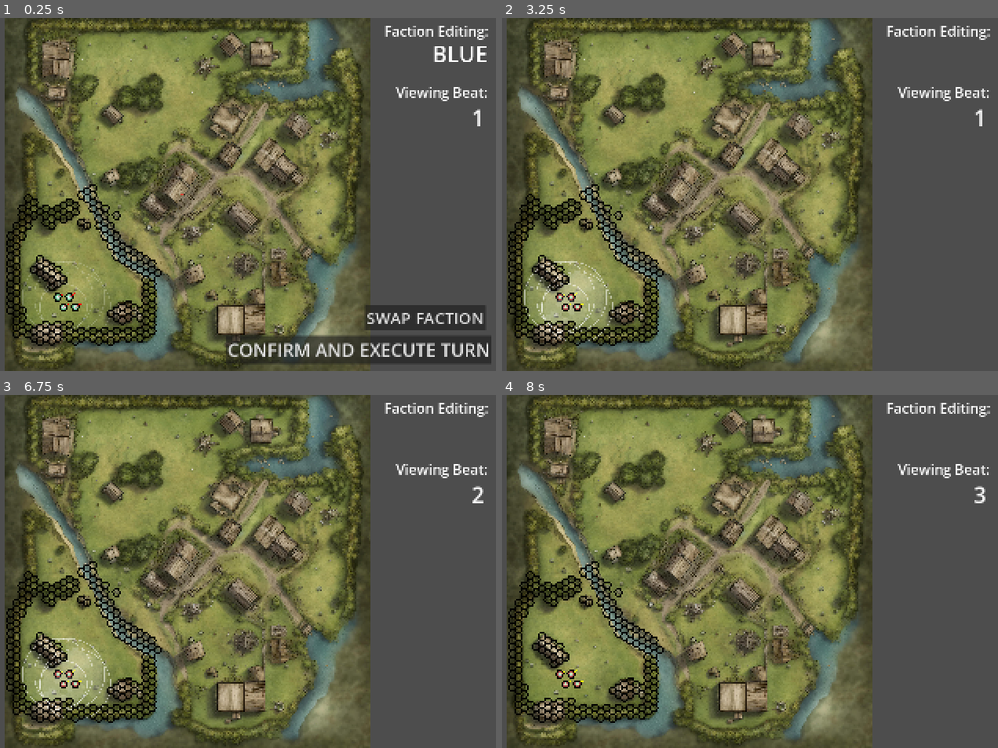
Above: before the commit, frames 1-4 (two rows, left to right).
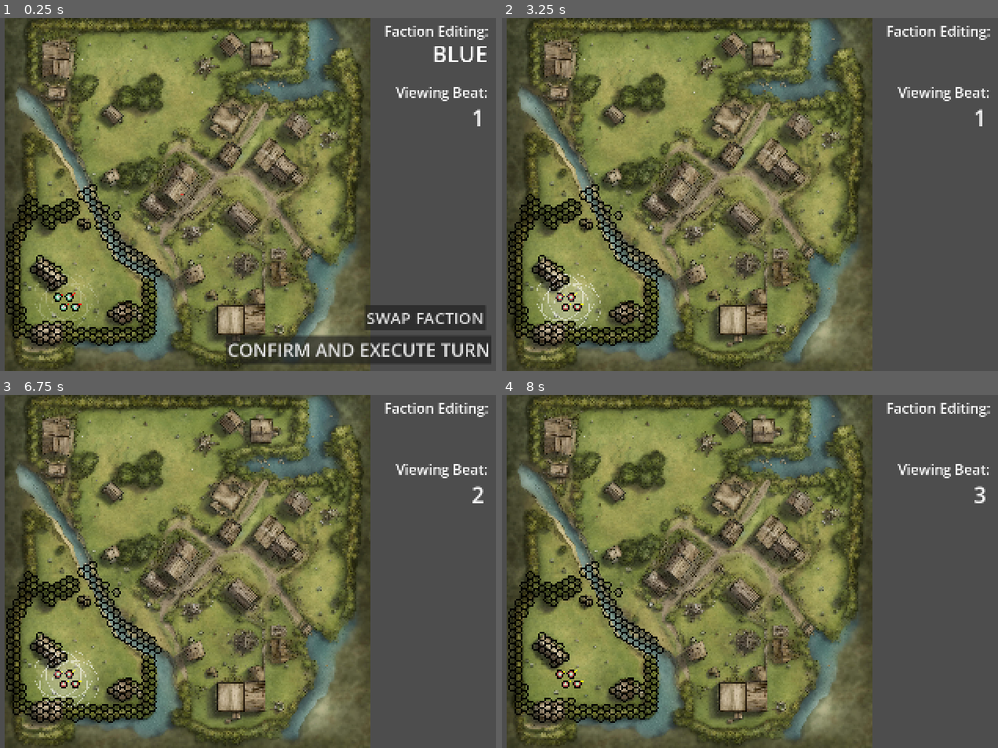
Above: after the commit, the same moments.

Repository: DoodlesQ/hex-strategy-game
Game: Godot game, scene res://Prototype 0.1a/prototype_test.tscn
Same seed, same stepped clock (60 frames per second), same inputs: the game is played once before the commit and once after it. The project has no main scene, so this scene is started directly.
Inputs (mouse positions are in pixels of both pictures, inside the frame that each line leads up to):
- Up to frame 1 (0.25 s): no input
- Up to frame 2 (3.25 s): click "CONFIRM AND EXECUTE TURN" at 0.5 s; tap Enter at 1.25, 2.75 s; move the mouse to (824, 176) at 1.27 s; hold Right (beat_cycle_up) 1.28-2 s; tap \ (change_faction) at 1.35 s; click (824, 176) at 1.42 s; tap Space (change_tool) at 2 s; drag from (556, 212) to (650, 265) at 2.02 s; move the mouse to (745, 116) at 2.77 s; hold Right (beat_cycle_up) from 2.78 s (still down); tap Z (move_undo) at 2.85 s
- Up to frame 3 (6.75 s): release Right (beat_cycle_up) at 3.5 s; tap Space (change_tool) at 3.5, 5.75 s; drag from (148, 642) to (outside the picture) at 3.52 s; move the mouse to (372, 624) at 4.27 s; hold Left (beat_cycle_down) 4.28-5 s; click (372, 624) at 4.35 s; tap Enter at 5 s; drag from (outside the picture) to (89, 483) at 5.02 s; move the mouse to (213, 571) at 5.77 s; hold Left (beat_cycle_down) 5.78-6.5 s; tap Mouse wheel down (zoom_camera_out) at 5.85 s; click (213, 571) at 5.92 s; drag from (89, 483) to (54, 589) at 6.52 s
- Up to frame 4 (8 s): move the mouse to (824, 553) at 7.27 s; hold Right (beat_cycle_up) from 7.28 s (still down); tap Space (change_tool) at 7.35 s

The runs differ from the first frame. In frame 1, 0.4% of the frame differs, in the area x 4-23%, y 68-92%; in frame 2, 0.8%; in frame 3, 0.8%; in frame 4, nothing differs.

Commit message:
Added support for further partial view depth

Diff:
--- a/Objects/token.gd
+++ b/Objects/token.gd
@@ -182,17 +182,20 @@
 
 ## The short-range view distance of this token.
 ## Used in most cases.
-@export_range(1, 25, 1, "or_greater", "suffix:tiles") var radial_distance : int = 4
+@export_range(1, 25, 1, "or_greater", "suffix:tiles") var radial_range : int = 4
 
 ## The long-range "focused" view distance of this token.
 ## Used when aiming.
-@export_range(1, 25, 1, "or_greater", "suffix:tiles") var focus_distance : int = 8
+@export_range(1, 25, 1, "or_greater", "suffix:tiles") var focus_range : int = 8
 
 ## The angle of this token's field of view when focused.
 @export_range(0, 90, 15, "radians_as_degrees") var focus_angle : float = PI / 6
 
 ## The angle of this token's field of periphery when focused.
 @export_range(0, 90, 15, "radians_as_degrees") var periphery : float = PI / 2
+
+## How far into partially visible tiles this token can see.
+@export_range(0, 100, 1, "suffix:tiles") var partial_view_depth : int = 1
 
 var _tries_radial : Array[Array] = []
 
@@ -305,8 +308,8 @@
 
 ## Runs line-of-sight calculations on all tries currently active. Stores the
 ## results in [member visible_tiles] and [member partial_visible_tiles].
-## Uses [member radial_distance] if [member focused] is [code]false[/code],
-## and uses [member focus_distance] limited by [member focus angle] and
+## Uses [member radial_range] if [member focused] is [code]false[/code],
+## and uses [member focus_range] limited by [member focus angle] and
 ## [member periphery] if [member focused] is [code]true[/code].
 func generate_vision(beat : int, private : bool = true) -> void:
 	var center : Vector3 = backsolve(beat)
@@ -333,6 +336,7 @@
 		private : bool
 	) -> void:
 	var partial : bool = !focus
+	var partial_count : int = 0
 	# Check every tile along trie
 	for point : Vector3 in trie:
 		# If tile is the center, skip it.
@@ -401,8 +405,11 @@
 				match other.visibility:
 					Cell.Visibility.SOLID: break
 					Cell.Visibility.PARTIAL:
-						if partial: break
-						else: partial = true
+						if partial and partial_count >= partial_view_depth:
+							break
+						else:
+							partial = true
+							partial_count += 1
 		# If we got this far, we can see this tile somehow. Add it to the
 		#  appropriate list.
 		if not focus: periphery_tiles.append(point)
@@ -601,9 +608,9 @@
 	super._ready()
 	assert(manager is BeatManager, "Token is not a child of a BeatManager")
 	manager = manager as BeatManager
-	_tries_radial = _pregenerate_tries(radial_distance)
-	_tries_focus = _pregenerate_tries(focus_distance)
-	_tries_extra = _pregenerate_tries(radial_distance * 0.5)
+	_tries_radial = _pregenerate_tries(radial_range)
+	_tries_focus = _pregenerate_tries(focus_range)
+	_tries_extra = _pregenerate_tries(radial_range * 0.5)
 	health = max_health
 	last_facing = facing
 
@@ -699,7 +706,7 @@
 		alpha : float = 0.5
 	) -> void:
 		angle += Cell.PI_6
-		var radius : float = token.focus_distance * token.manager.grid.inner_radius * HexGrid.SQRT_3
+		var radius : float = token.focus_range * token.manager.grid.inner_radius * HexGrid.SQRT_3
 		var a1 : float = angle - token.focus_angle
 		var a2 : float = angle + token.focus_angle
 		var v : Vector2 = origin + Vector2.from_angle(a1) * radius
@@ -715,7 +722,7 @@
 		origin : Vector2 = Vector2.ZERO,
 		alpha : float = 0.5
 	) -> void:
-		var radius : float = token.radial_distance * token.manager.grid.inner_radius * HexGrid.SQRT_3
+		var radius : float = token.radial_range * token.manager.grid.inner_radius * HexGrid.SQRT_3
 		var color : Color = Color(1,1,1,alpha)
 		canvas.draw_circle(origin, radius, color, false, 2)
 
--- a/Prototype 0.1a/prototype_test.tscn
+++ b/Prototype 0.1a/prototype_test.tscn
@@ -28,8 +28,10 @@
 position = Vector2(-375, 268.46786)
 script = ExtResource("3_776uk")
 faction = 1
-radial_distance = 6
+radial_range = null
+focus_range = null
 periphery = 1.0471975511965976
+partial_view_depth = null
 facing = -1.0471975511965976
 cubic = Vector3(-25, 28, -3)
 metadata/_custom_type_script = "uid://b0gpnolicy1rx"
@@ -38,8 +40,10 @@
 position = Vector2(-345, 268.46786)
 script = ExtResource("3_776uk")
 faction = 1
-radial_distance = 6
+radial_range = null
+focus_range = null
 periphery = 1.0471975511965976
+partial_view_depth = null
 facing = -1.0471975511965976
 cubic = Vector3(-23, 27, -4)
 metadata/_custom_type_script = "uid://b0gpnolicy1rx"
@@ -48,8 +52,10 @@
 position = Vector2(-330, 294.44864)
 script = ExtResource("3_776uk")
 faction = 1
-radial_distance = 6
+radial_range = null
+focus_range = null
 periphery = 1.0471975511965976
+partial_view_depth = null
 facing = -1.0471975511965976
 cubic = Vector3(-22, 28, -6)
 metadata/_custom_type_script = "uid://b0gpnolicy1rx"
@@ -60,8 +66,10 @@
 faction = 1
 move_limit = 2
 move_length = 2
-focus_distance = 10
+radial_range = null
+focus_range = null
 periphery = 0.2617993877991494
+partial_view_depth = null
 facing = -1.0471975511965976
 cubic = Vector3(-24, 29, -5)
 metadata/_custom_type_script = "uid://b0gpnolicy1rx"
